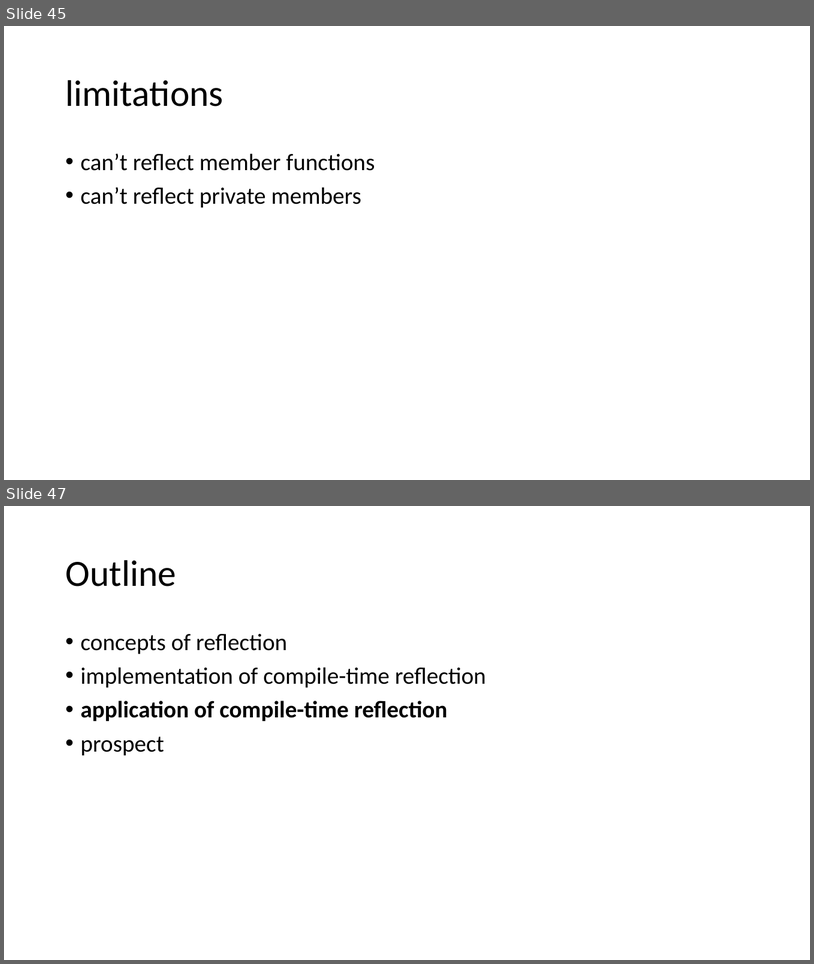
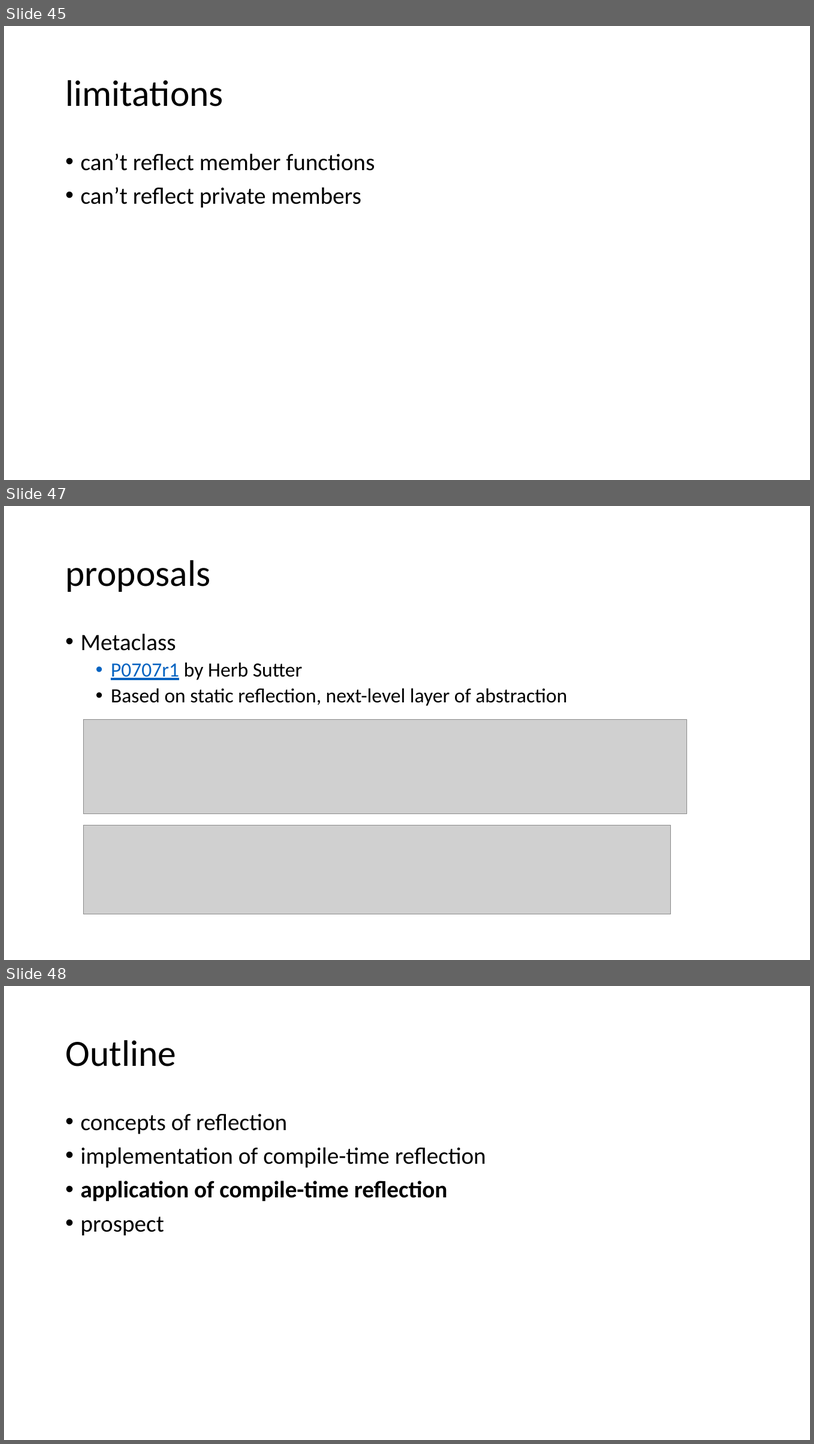
Before and after one commit to qicosmos/cppcon2017, a slide deck: cppcon2017.pptx. Shown one above the other, each under a label of ours: slides 45 and 47 before the commit, slides 45, 47 and 48 after it; the slides between them are not shown. The pictures are 814x964 and 814x1444 pixels, drawn with LibreOffice and Linux fonts; fonts in the diff are those of the drawing; grey boxes stand for pictures. Boxes give left, top, right and bottom in pixels: in the first picture for what was removed or moved away, otherwise in the second. Text is boxed around its words. In the diff, an @@ line names an element or a change of style, - is before the commit and + after.

Commit message:
add

```diff
--- a/cppcon2017.pptx
+++ b/cppcon2017.pptx
@@ slide 47 added at [4,506,810,960], background #FFFFFF @@
@@ title added at [65,560,210,592], 44 pt, text #000000 @@
+proposals
@@ text added at [81,633,567,706], 24 pt, text #000000 @@
+• Metaclass
+  • P0707r1 by Herb Sutter
+  • Based on static reflection, next-level layer of abstraction
@@ picture added at [83,720,687,814] @@
@@ picture added at [83,825,671,914] @@
@@ what was slide 47 is now slide 48 @@
```
Also in this commit, not shown: 2 slides changed, 1 other slide added.
